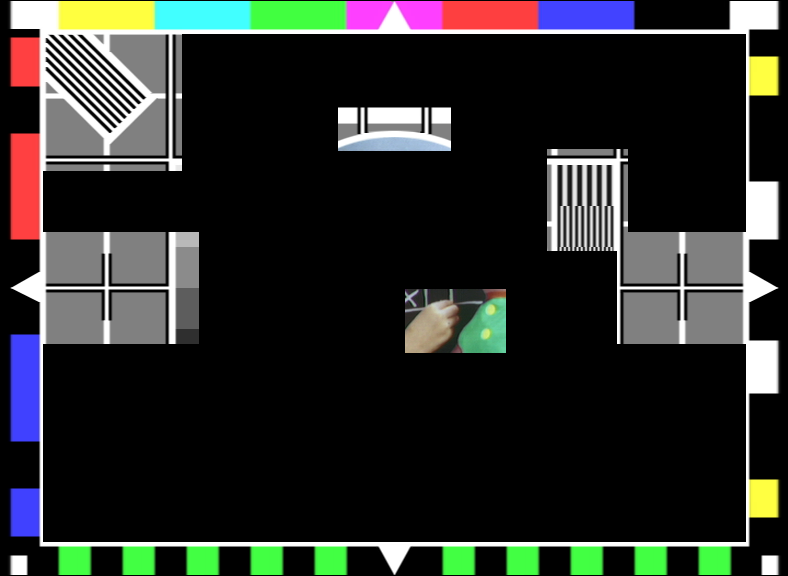
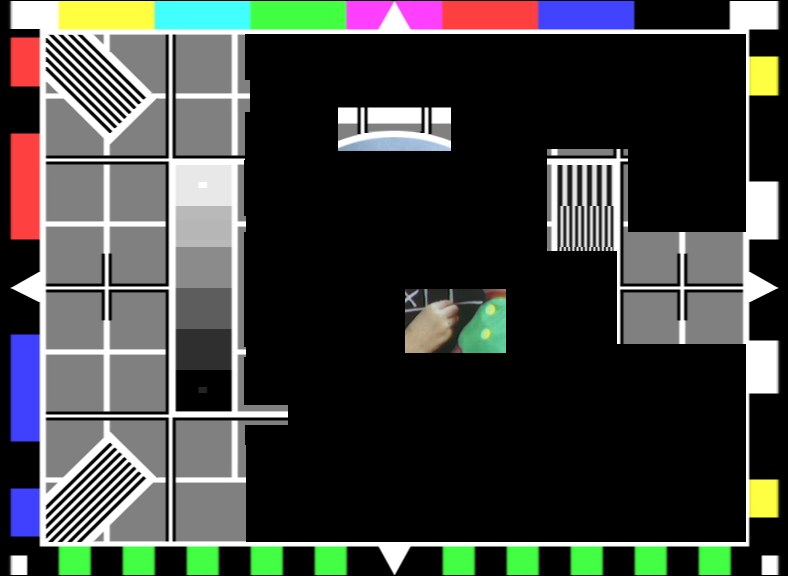
Layers edited between the first and the second 788x576 image:
painted on "TCFdigital copy" over [43, 34, 288, 544]
